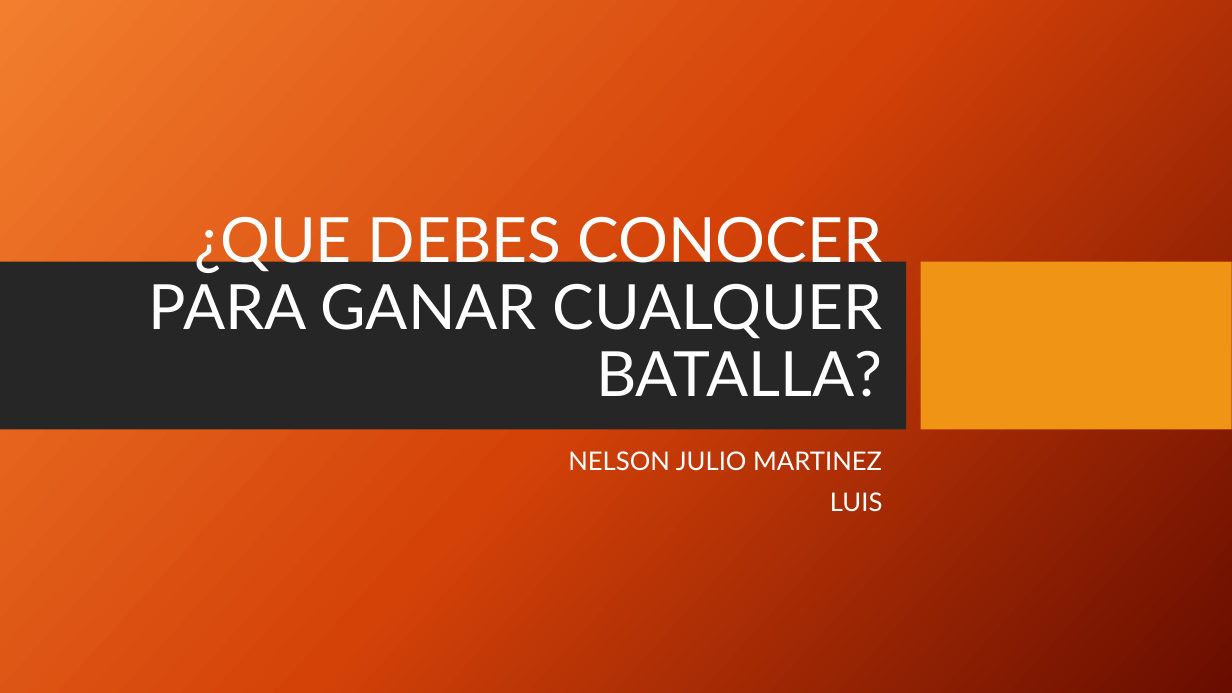
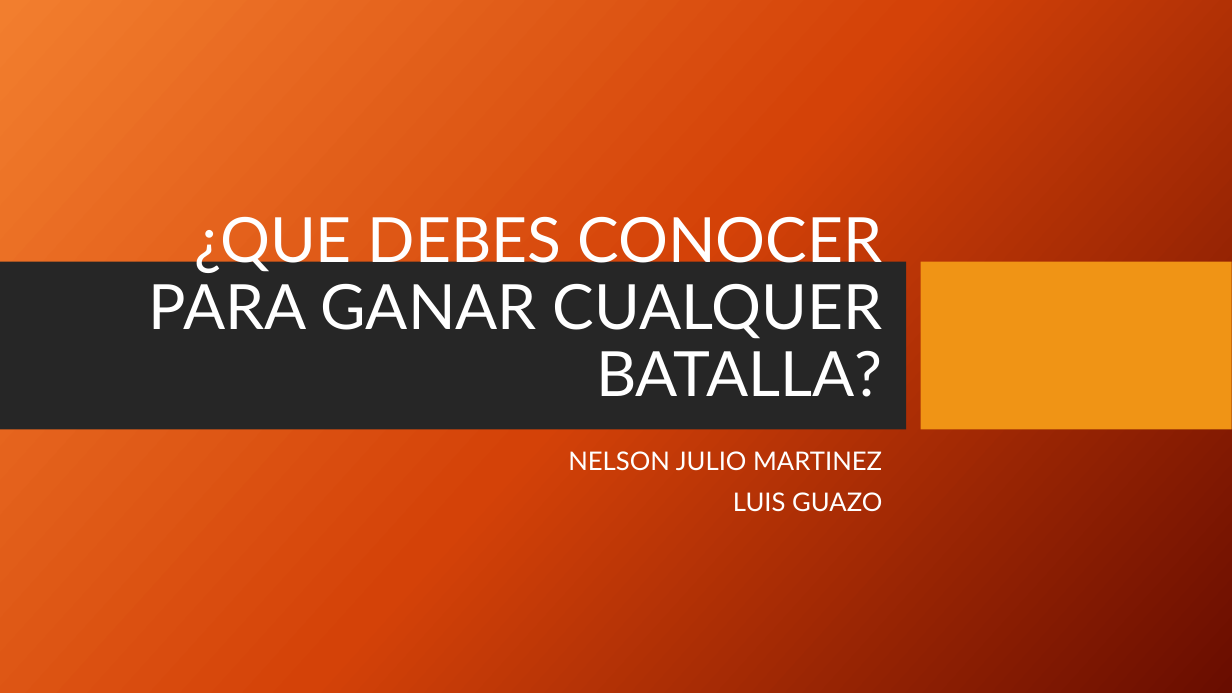
Before and after one commit to Byneros/TallerGestionDeDatosElArteDeLaGuerra, a slide deck: slide 1 of QUE DEBES CONOCER PARA GANAR CUALQUER BATALLA OTRA VERSION.pptx. Drawn at 1232x693 pixels with LibreOffice and Linux fonts; fonts in the diff are those of the drawing; background and template pictures are left out. Boxes give left, top, right and bottom in pixels: in the first picture for what was removed or moved away, otherwise in the second. Text is boxed around its words. In the diff, an @@ line names an element or a change of style, - is before the commit and + after.

```diff
--- a/QUE DEBES CONOCER PARA GANAR CUALQUER BATALLA OTRA VERSION.pptx
+++ b/QUE DEBES CONOCER PARA GANAR CUALQUER BATALLA OTRA VERSION.pptx
@@ subtitle at (733, 492, 882, 512): text changed @@
-LUIS
+LUIS GUAZO
```
Also in this commit, not shown: 6 other slides changed, 6 other files.
